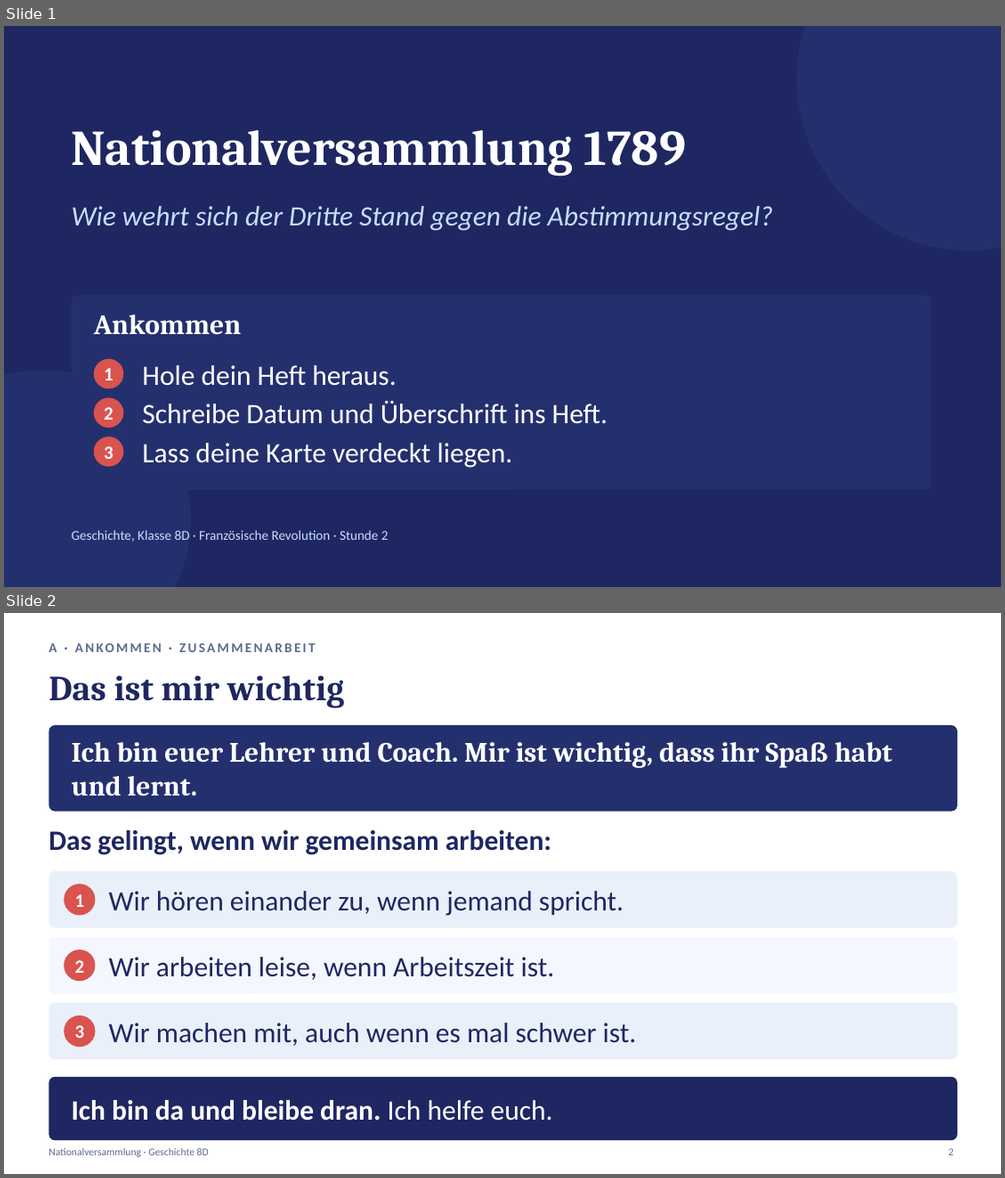
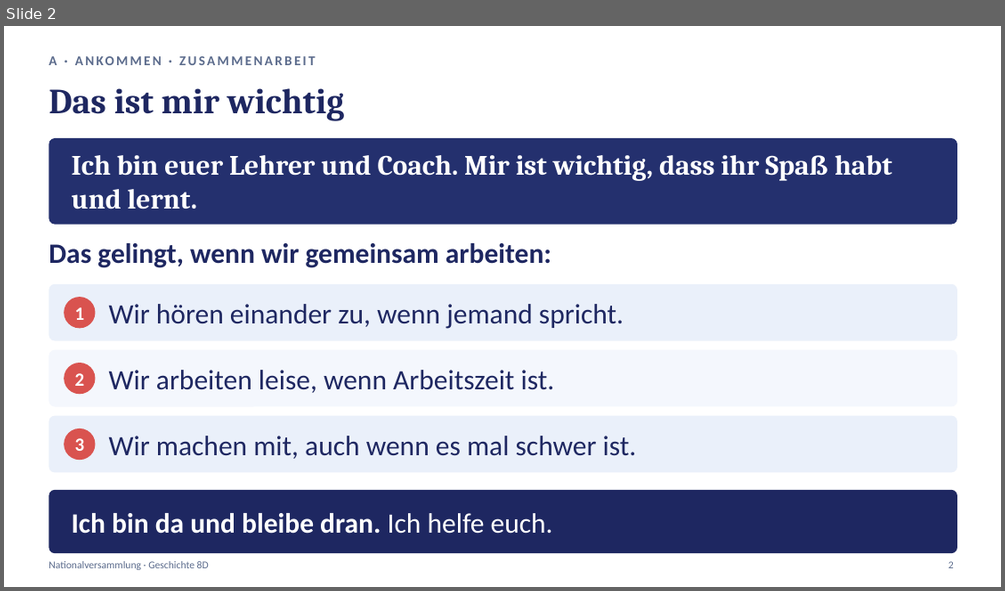
Before and after one commit to golzkonstantin-gif/Schule, a slide deck: Geschichte_8D/Stunde2_Nationalversammlung/Praesentation_Stunde2_Nationalversammlung_8D.pptx. Shown one above the other, each under a label of ours: slides 1 and 2 before the commit, slide 2 after it. The pictures are 1005x1178 and 1005x591 pixels, drawn with LibreOffice and Linux fonts; fonts in the diff are those of the drawing. Boxes give left, top, right and bottom in pixels: in the first picture for what was removed or moved away, otherwise in the second. Text is boxed around its words. In the diff, an @@ line names an element or a change of style, - is before the commit and + after.

```diff
--- a/Geschichte_8D/Stunde2_Nationalversammlung/Praesentation_Stunde2_Nationalversammlung_8D.pptx
+++ b/Geschichte_8D/Stunde2_Nationalversammlung/Praesentation_Stunde2_Nationalversammlung_8D.pptx
@@ slide 1 removed at [4, 26, 1001, 587], background #1E2761 @@
@@ ellipse removed at [797, 26, 1001, 250] @@
@@ text removed at [72, 130, 686, 176] @@
-Nationalversammlung 1789
@@ text removed at [72, 206, 773, 231] @@
-Wie wehrt sich der Dritte Stand gegen die Abstimmungsregel?
@@ rounded rectangle removed at [72, 295, 931, 490] @@
@@ text removed at [94, 314, 242, 335] @@
-Ankommen
@@ ellipse removed at [4, 370, 191, 587] @@
@@ ellipse removed at [94, 359, 123, 389] @@
@@ text removed at [104, 368, 113, 380] @@
-1
@@ text removed at [142, 365, 396, 386] @@
-Hole dein Heft heraus.
@@ ellipse removed at [94, 398, 123, 427] @@
@@ text removed at [104, 407, 113, 419] @@
-2
@@ text removed at [142, 400, 607, 424] @@
-Schreibe Datum und Überschrift ins Heft.
@@ ellipse removed at [94, 436, 123, 467] @@
@@ text removed at [104, 446, 113, 459] @@
-3
@@ text removed at [142, 443, 513, 467] @@
-Lass deine Karte verdeckt liegen.
@@ text removed at [72, 530, 388, 541] @@
-Geschichte, Klasse 8D · Französische Revolution · Stunde 2
```
Also in this commit, not shown: 12 slides changed, 2 slides added, 21 other files.
